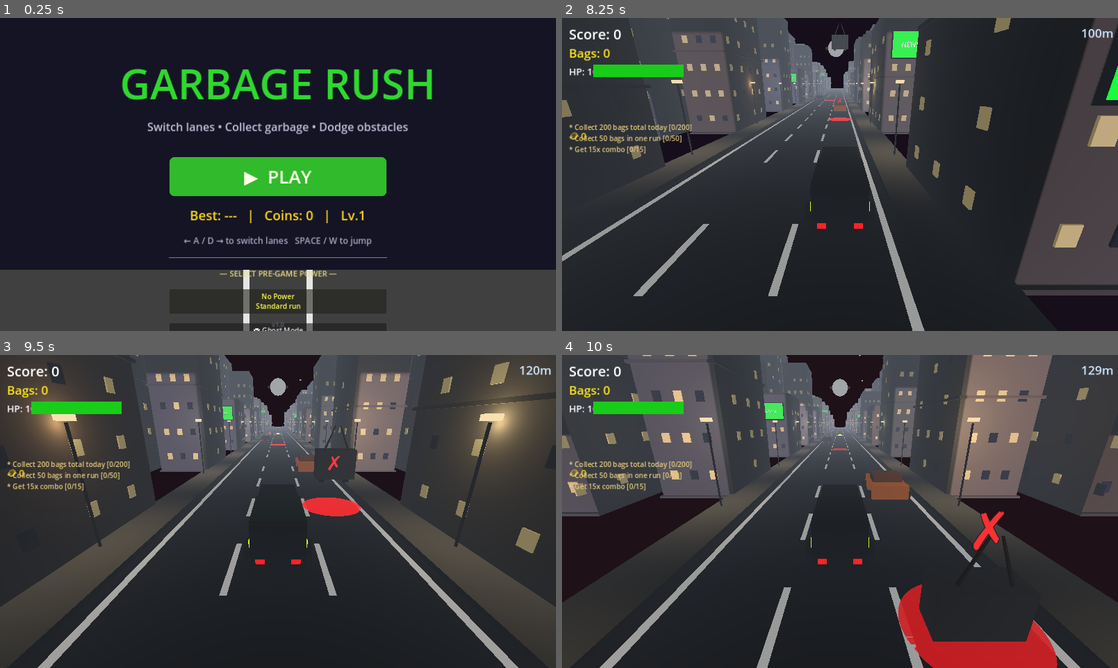
Above: before the commit, frames 1-4 (two rows, left to right).
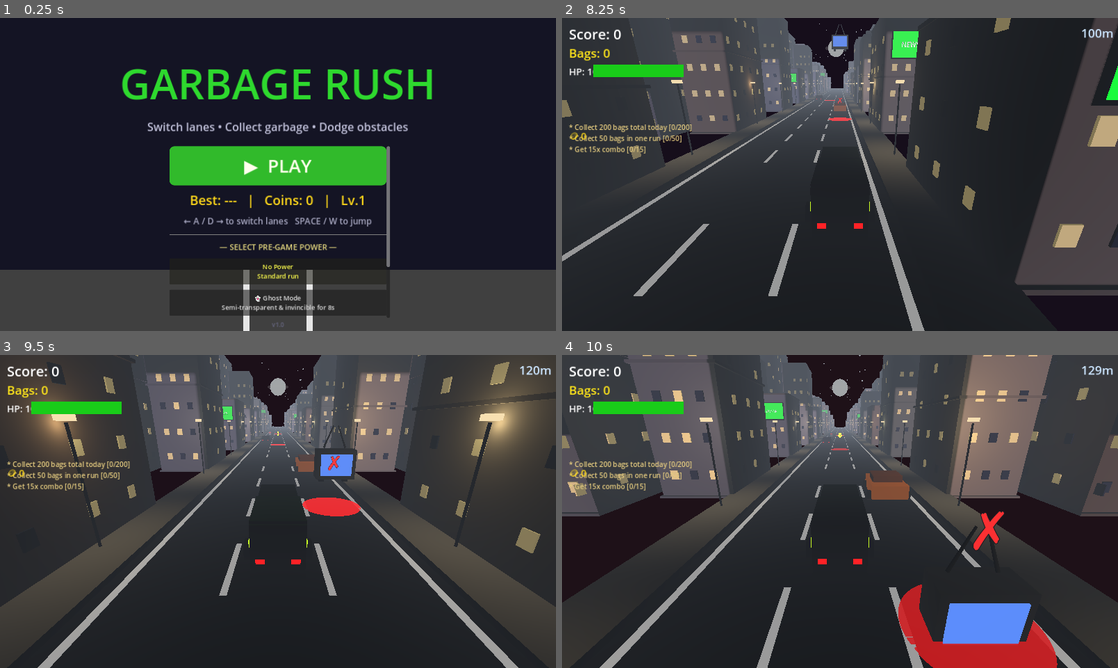
Above: after the commit, the same moments.

Repository: bhavyat81/runner
Game: Godot game, scene res://scenes/main_menu.tscn
Same seed, same stepped clock (60 frames per second), same inputs: the game is played once before the commit and once after it.
Inputs (mouse positions are in pixels of both pictures, inside the frame that each line leads up to):
- Up to frame 1 (0.25 s): no input
- Up to frame 2 (8.25 s): click "▶ PLAY" at 0.5 s; move the mouse to (962, 158) at 1.27 s; hold D (move_right) 1.28-2.03 s; click (962, 158) at 1.42 s; tap Space (jump) at 1.52, 2.27, 3.77, 4.52, 5.27, 6.77, 7.52 s; move the mouse to (728, 190) at 2.02 s; hold A (move_left) 2.03-2.78 s; move the mouse to (895, 105) at 2.77 s; hold D (move_right) 2.78-4.28 s; move the mouse to (812, 237) at 3.52 s; click (812, 237) at 3.67 s; move the mouse to (1006, 221) at 4.27 s; hold A (move_left) 4.28-6.53 s; move the mouse to (673, 127) at 5.02 s; move the mouse to (867, 174) at 5.77 s; click (867, 174) at 5.92 s; move the mouse to (756, 96) at 6.52 s; hold D (move_right) from 6.53 s (still down); move the mouse to (962, 158) at 7.27 s; move the mouse to (728, 190) at 8.02 s; click (728, 190) at 8.17 s
- Up to frame 3 (9.5 s): tap Space (jump) at 8.27 s; move the mouse to (333, 442) at 8.77 s; release D (move_right) at 8.78 s; hold A (move_left) from 8.78 s (still down)
- Up to frame 4 (10 s): keep holding A (move_left); move the mouse to (812, 574) at 9.52 s; tap Space (jump) at 9.77 s

The runs differ from the first frame. In frame 1, 6.2% of the frame differs, in the area x 30-71%, y 40-100%; in frame 2, 0.1%; in frame 3, 0.4%; in frame 4, 2.0%.

Commit message:
fix: main menu UI, city-only map, falling objects facing player, stars near moon, standing spinning coins with dollar sign
Co-authored-by: bhavyat81 <233542359+bhavyat81@users.noreply.github.com>
Agent-Logs-Url: https://github.com/bhavyat81/runner/sessions/1b5a22a0-21db-43a3-9be3-0f6edc068a10

Diff:
--- a/scenes/main_menu.tscn
+++ b/scenes/main_menu.tscn
@@ -78,28 +78,36 @@
 text = "Switch lanes • Collect garbage • Dodge obstacles"
 theme_override_colors/font_color = Color(0.75, 0.75, 0.85, 1)
 
-[node name="VBoxContainer" type="VBoxContainer" parent="."]
+[node name="MenuScroll" type="ScrollContainer" parent="."]
 layout_mode = 1
 offset_left = 390.0
-offset_top = 320.0
+offset_top = 295.0
 offset_right = 890.0
-offset_bottom = 530.0
-theme_override_constants/separation = 22
+offset_bottom = 690.0
+horizontal_scroll_mode = 0
 
-[node name="PlayButton" type="Button" parent="VBoxContainer"]
+[node name="VBoxContainer" type="VBoxContainer" parent="MenuScroll"]
+layout_mode = 2
+size_flags_horizontal = 3
+theme_override_constants/separation = 14
+
+[node name="PlayButton" type="Button" parent="MenuScroll/VBoxContainer"]
 custom_minimum_size = Vector2(500, 90)
+size_flags_horizontal = 3
 theme_override_font_sizes/font_size = 42
 theme_override_styles/normal = SubResource("StyleBoxFlat_play")
 text = "▶  PLAY"
 theme_override_colors/font_color = Color(1, 1, 1, 1)
 
-[node name="HighScoreLabel" type="Label" parent="VBoxContainer"]
+[node name="HighScoreLabel" type="Label" parent="MenuScroll/VBoxContainer"]
+size_flags_horizontal = 3
 theme_override_font_sizes/font_size = 30
 horizontal_alignment = 1
 text = "Best: ---"
 theme_override_colors/font_color = Color(1.0, 0.85, 0.1, 1)
 
-[node name="ControlsLabel" type="Label" parent="VBoxContainer"]
+[node name="ControlsLabel" type="Label" parent="MenuScroll/VBoxContainer"]
+size_flags_horizontal = 3
 theme_override_font_sizes/font_size = 20
 horizontal_alignment = 1
 text = "← A / D → to switch lanes   SPACE / W to jump"
--- a/scripts/coin.gd
+++ b/scripts/coin.gd
@@ -1,12 +1,13 @@
 # coin.gd
-# Collectible gold coin — a spinning disc that awards +1 coin on collection.
+# Collectible gold coin — a standing spinning disc with a $ sign that awards +1 coin on collection.
 # Spawned by game.gd and recycled as the road scrolls.
 extends Area3D
 
-const SPIN_SPEED: float = 3.0
+const SPIN_SPEED: float = 270.0  # degrees per second
 const COIN_FRENZY_MULTIPLIER: int = 3
 const COLLECT_EFFECT_SCENE := preload("res://scenes/collect_effect.tscn")
 var _collected: bool = false
+var _mesh_instance: MeshInstance3D = null
 
 func _ready() -> void:
 	collision_layer = 4
@@ -15,14 +16,14 @@
 	_build_mesh()
 
 func _build_mesh() -> void:
-	# Gold coin: flat cylinder / disc
+	# Gold coin disc — standing upright (rotated 90° on X so it faces the player)
 	var cyl := CylinderMesh.new()
 	cyl.top_radius = 0.55
 	cyl.bottom_radius = 0.55
 	cyl.height = 0.18
 
-	var mi := MeshInstance3D.new()
-	mi.mesh = cyl
+	_mesh_instance = MeshInstance3D.new()
+	_mesh_instance.mesh = cyl
 	var mat := StandardMaterial3D.new()
 	mat.albedo_color = Color(1.0, 0.82, 0.1)
 	mat.emission_enabled = true
@@ -31,10 +32,23 @@
 	mat.metallic = 0.7
 	mat.roughness = 0.3
 	mat.shading_mode = BaseMaterial3D.SHADING_MODE_PER_PIXEL
-	mi.material_override = mat
-	add_child(mi)
+	_mesh_instance.material_override = mat
+	# Rotate the disc 90° so it stands upright (vertical orientation)
+	_mesh_instance.rotation_degrees.x = 90.0
+	add_child(_mesh_instance)
 
-	# Collision shape matching the disc
+	# Dollar sign label on the coin face (billboard so it's always visible)
+	var label := Label3D.new()
+	label.text = "$"
+	label.font_size = 72
+	label.modulate = Color(0.6, 0.35, 0.0, 1.0)
+	label.billboard = BaseMaterial3D.BILLBOARD_FIXED_Y
+	label.no_depth_test = true
+	label.pixel_size = 0.004
+	label.position = Vector3(0.0, 0.0, 0.1)
+	add_child(label)
+
+	# Collision shape matching the standing disc
 	var shape := CylinderShape3D.new()
 	shape.radius = 0.55
 	shape.height = 0.4
@@ -45,7 +59,8 @@
 func _process(delta: float) -> void:
 	if _collected:
 		return
-	rotation.y += SPIN_SPEED * delta
+	# Spin the whole coin around Y axis for the classic coin pickup animation
+	rotation_degrees.y += SPIN_SPEED * delta
 
 func _on_body_entered(body: Node3D) -> void:
 	if _collected:
--- a/scripts/game.gd
+++ b/scripts/game.gd
@@ -95,10 +95,6 @@
 const HEADSTART_FOV: float = 85.0
 const GHOST_MODE_ALPHA: float = 0.35
 
-# Environment phase elements
-var _bridge_left: Node3D = null
-var _bridge_right: Node3D = null
-var _tunnel_ceiling: Node3D = null
 var _moon_nodes: Array[Node3D] = []
 
 # Day/Night: int keys 0=Night 1=Dawn 2=Day 3=Dusk
@@ -131,7 +127,6 @@
 	GameManager.speed_boost_activated.connect(_on_speed_boost_activated)
 	GameManager.powerup_activated.connect(_on_powerup_activated)
 	GameManager.powerup_expired.connect(_on_powerup_expired)
-	GameManager.environment_changed.connect(_on_environment_changed)
 	GameManager.pre_game_power_expired.connect(_on_pre_game_power_expired)
 	var am := get_node_or_null("/root/AchievementManager")
 	if am:
@@ -145,7 +140,6 @@
 	_setup_powerup_hud()
 	_setup_challenge_hud()
 	_setup_phase_label()
-	_setup_environment_elements()
 	_setup_toast()
 	_setup_pre_power_hud()
 	obstacle_timer.timeout.connect(_spawn_obstacle)
@@ -515,58 +509,6 @@
 	_phase_tween.tween_interval(2.0)
 	_phase_tween.tween_property(_phase_label, "modulate:a", 0.0, 0.6)
 
-func _setup_environment_elements() -> void:
-	# Bridge railings (hidden initially)
-	_bridge_left = _create_bridge_railing(-6.0)
-	_bridge_right = _create_bridge_railing(6.0)
-	_bridge_left.visible = false
-	_bridge_right.visible = false
-	# Tunnel ceiling with orange lights (hidden initially)
-	_tunnel_ceiling = _create_tunnel_ceiling()
-	_tunnel_ceiling.visible = false
-
-func _create_bridge_railing(x_pos: float) -> Node3D:
-	var railing := Node3D.new()
-	railing.name = "BridgeRailing"
-	add_child(railing)
-	var railing_mesh := BoxMesh.new()
-	railing_mesh.size = Vector3(0.5, 1.2, 220.0)
-	var mi := MeshInstance3D.new()
-	mi.mesh = railing_mesh
-	var mat := StandardMaterial3D.new()
-	mat.albedo_color = Color(0.75, 0.78, 0.85)
-	mat.roughness = 0.6
-	mi.material_override = mat
-	mi.position = Vector3(0.0, 0.6, -80.0)
-	railing.add_child(mi)
-	railing.position.x = x_pos
-	return railing
-
-func _create_tunnel_ceiling() -> Node3D:
-	var ceiling := Node3D.new()
-	ceiling.name = "TunnelCeiling"
-	ceiling.position.y = 8.0
-	add_child(ceiling)
-	# Main ceiling slab
-	var ceil_mesh := BoxMesh.new()
-	ceil_mesh.size = Vector3(18.0, 1.2, 220.0)
-	var ci := MeshInstance3D.new()
-	ci.mesh = ceil_mesh
-	var ceil_mat := StandardMaterial3D.new()
-	ceil_mat.albedo_color = Color(0.08, 0.08, 0.1)
-	ci.material_override = ceil_mat
-	ci.position = Vector3(0.0, 0.0, -80.0)
-	ceiling.add_child(ci)
-	# Orange tunnel lights along the ceiling
-	for zi in range(-70, 30, 15):  # span from spawn zone to despawn zone
-		var light := OmniLight3D.new()
-		light.light_color = Color(1.0, 0.55, 0.1)
-		light.light_energy = 2.5
-		light.omni_range = 18.0
-		light.position = Vector3(0.0, -1.0, float(zi))
-		ceiling.add_child(light)
-	return ceiling
-
 func _set_lighting(p_sun_color: Color, p_sun_energy: float,
 		p_ambient: Color, p_sky: Color) -> void:
 	if sun:
@@ -711,52 +653,6 @@
 			_fade_ghost_mode_out()
 		GameManager.PreGamePower.HEADSTART:
 			pass  # FOV returns to normal naturally via _update_fov
-
-func _on_environment_changed(env: GameManager.GameEnvironment) -> void:
-	match env:
-		GameManager.GameEnvironment.CITY:
-			building_container.visible = true
-			_set_lighting(
-				Color(0.3, 0.35, 0.55), 0.2,
-				Color(0.15, 0.18, 0.35), Color(0.03, 0.03, 0.12))
-			if _bridge_left: _bridge_left.visible = false
-			if _bridge_right: _bridge_right.visible = false
-			if _tunnel_ceiling: _tunnel_ceiling.visible = false
-			_set_moon_stars_visible(true)
-			_show_phase_announcement("CITY")
-		GameManager.GameEnvironment.HIGHWAY:
-			building_container.visible = false
-			_set_lighting(
-				Color(1.0, 0.95, 0.85), 1.4,
-				Color(0.5, 0.55, 0.7), Color(0.2, 0.35, 0.6))
-			if _bridge_left: _bridge_left.visible = false
-			if _bridge_right: _bridge_right.visible = false
-			if _tunnel_ceiling: _tunnel_ceiling.visible = false
-			_set_moon_stars_visible(false)
-			_show_phase_announcement("HIGHWAY")
-		GameManager.GameEnvironment.BRIDGE:
-			building_container.visible = false
-			_set_lighting(
-				Color(0.7, 0.85, 1.0), 0.9,
-				Color(0.3, 0.4, 0.6), Color(0.1, 0.2, 0.4))
-			if _bridge_left: _bridge_left.visible = true
-			if _bridge_right: _bridge_right.visible = true
-			if _tunnel_ceiling: _tunnel_ceiling.visible = false
-			_set_moon_stars_visible(false)
-			_show_phase_announcement("BRIDGE")
-		GameManager.GameEnvironment.TUNNEL:
-			building_container.visible = false
-			_set_lighting(
-				Color(0.4, 0.3, 0.2), 0.1,
-				Color(0.1, 0.1, 0.1), Color(0.02, 0.02, 0.02))
-			if _bridge_left: _bridge_left.visible = false
-			if _bridge_right: _bridge_right.visible = false
-			if _tunnel_ceiling: _tunnel_ceiling.visible = true
-			_set_moon_stars_visible(false)
-			_show_phase_announcement("TUNNEL")
-	for seg in road_segments:
-		if seg.has_method("apply_environment"):
-			seg.apply_environment(env)
 
 func _on_achievement_unlocked(_id: String, title: String) -> void:
 	_show_toast(title)
@@ -911,10 +807,38 @@
 		_star_twinkle_speeds.append(randf_range(1.0, 3.0))
 		_star_twinkle_offsets.append(randf_range(0.0, TAU))
 
+	# Add a cluster of smaller, brighter stars near the moon for a constellation effect
+	for _i in range(18):
+		var star := MeshInstance3D.new()
+		var s_mesh := SphereMesh.new()
+		var radius: float = randf_range(0.15, 0.4)
+		s_mesh.radius = radius
+		s_mesh.height = radius * 2.0
+		star.mesh = s_mesh
+		var mat := StandardMaterial3D.new()
+		mat.albedo_color = Color(1.0, 1.0, 1.0)
+		mat.emission_enabled = true
+		mat.emission = Color(1.0, 0.98, 0.85)
+		mat.emission_energy_multiplier = 2.5
+		mat.shading_mode = BaseMaterial3D.SHADING_MODE_UNSHADED
+		star.set_surface_override_material(0, mat)
+		# Scatter within a 15-25 unit sphere around the moon
+		var offset := Vector3(
+			randf_range(-20.0, 20.0),
+			randf_range(-15.0, 15.0),
+			randf_range(-15.0, 15.0)
+		)
+		# Ensure minimum distance from moon centre so they don't overlap the moon disc
+		if offset.length() < 8.0:
+			offset = offset.normalized() * randf_range(8.0, 20.0)
+		star.position = MOON_POSITION + offset
+		add_child(star)
+		_star_nodes.append(star)
+		_star_twinkle_speeds.append(randf_range(2.0, 5.0))
+		_star_twinkle_offsets.append(randf_range(0.0, TAU))
+
 func _update_day_night() -> void:
-	# Only animate day/night cycle in CITY — other environments set their own lighting
-	if GameManager.current_environment != GameManager.GameEnvironment.CITY:
-		return
+	# City is the only environment — always run the day/night cycle
 	var cycle_pos: float = fmod(GameManager.distance, 1200.0)
 	var phase_f: float = cycle_pos / 300.0
 	var phase_int: int = int(phase_f) % 4
--- a/scripts/game_manager.gd
+++ b/scripts/game_manager.gd
@@ -286,20 +286,9 @@
 			power_timer = 0.0
 			pre_game_power_expired.emit()
 
-	# Update environment
-	var new_env: GameEnvironment = _get_environment_for_distance(distance)
-	if new_env != current_environment:
-		current_environment = new_env
-		environment_changed.emit(current_environment)
-
-func _get_environment_for_distance(d: float) -> GameEnvironment:
-	var cycle_pos: int = int(d / 400.0) % 4
-	match cycle_pos:
-		0: return GameEnvironment.CITY
-		1: return GameEnvironment.HIGHWAY
-		2: return GameEnvironment.BRIDGE
-		3: return GameEnvironment.TUNNEL
-	return GameEnvironment.CITY
+	# Keep environment always set to CITY — no switching
+	current_environment = GameEnvironment.CITY
+
 
 # --- XP / Level ---
 func _check_level_up() -> void:
--- a/scripts/garbage_marker.gd
+++ b/scripts/garbage_marker.gd
@@ -167,6 +167,9 @@
 		leg.material_override = leg_mat
 		leg.position = lp + Vector3(0.0, -0.8, 0.0)
 		garbage_bag.add_child(leg)
+
+	# Rotate so the keys face the player (toward positive Z / camera)
+	garbage_bag.rotation_degrees.y = 180.0
 
 func _build_tv() -> void:
 	# CRT television body
@@ -225,6 +228,9 @@
 		leg.position = Vector3(lx, -0.86, 0.1)
 		garbage_bag.add_child(leg)
 
+	# Rotate so the screen faces the player (toward positive Z / camera)
+	garbage_bag.rotation_degrees.y = 180.0
+
 func _build_bed() -> void:
 	# Mattress
 	var mattress_mesh := BoxMesh.new()
@@ -280,6 +286,9 @@
 		leg.material_override = leg_mat
 		leg.position = lp + Vector3(0.0, -0.38, 0.0)
 		garbage_bag.add_child(leg)
+
+	# Rotate so the headboard faces the player (toward positive Z / camera)
+	garbage_bag.rotation_degrees.y = 180.0
 
 func _build_tick_mark() -> void:
 	tick_label = Label3D.new()
--- a/scripts/main_menu.gd
+++ b/scripts/main_menu.gd
@@ -2,8 +2,8 @@
 # Main menu scene controller for Garbage Rush.
 extends Control
 
-@onready var play_button: Button = $VBoxContainer/PlayButton
-@onready var high_score_label: Label = $VBoxContainer/HighScoreLabel
+@onready var play_button: Button = $MenuScroll/VBoxContainer/PlayButton
+@onready var high_score_label: Label = $MenuScroll/VBoxContainer/HighScoreLabel
 
 # Pre-game power selection state
 var _selected_power: int = GameManager.PreGamePower.NONE
@@ -33,9 +33,12 @@
 
 func _setup_powers_ui() -> void:
 	# Append power selection UI below existing VBoxContainer children
-	var vbox: VBoxContainer = $VBoxContainer
+	var vbox: VBoxContainer = $MenuScroll/VBoxContainer
+	# Give the VBoxContainer breathing room between items
+	vbox.add_theme_constant_override("separation", 12)
 
 	var sep := HSeparator.new()
+	sep.custom_minimum_size = Vector2(0, 8)
 	vbox.add_child(sep)
 
 	var powers_title := Label.new()
@@ -75,12 +78,18 @@
 	for entry in power_data:
 		var btn := Button.new()
 		btn.text = "%s\n%s" % [entry["label"], entry["desc"]]
-		btn.custom_minimum_size = Vector2(0, 56)
-		btn.add_theme_font_size_override("font_size", 16)
+		btn.custom_minimum_size = Vector2(0, 60)
+		btn.size_flags_horizontal = Control.SIZE_EXPAND_FILL
+		btn.add_theme_font_size_override("font_size", 15)
 		var pw: int = entry["power"]
 		btn.pressed.connect(func(): _select_power(pw))
 		vbox.add_child(btn)
 		_power_buttons.append(btn)
+
+	# Bottom padding so the last button isn't flush against the screen edge
+	var bottom_pad := Control.new()
+	bottom_pad.custom_minimum_size = Vector2(0, 20)
+	vbox.add_child(bottom_pad)
 
 	# Default selection
 	_select_power(GameManager.PreGamePower.NONE)
